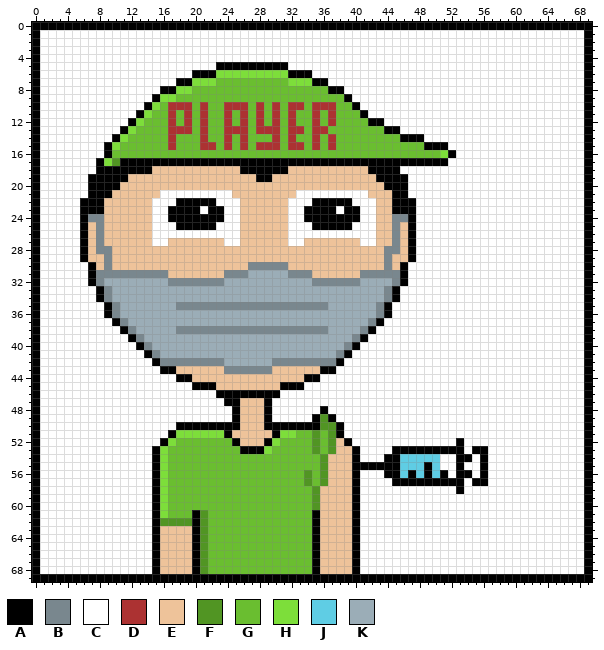
Two states of a sprite sheet, client/src/images/goal.png. The picture above is the old version.
The file is 70x70 pixels.
Palette (. is transparent): A #000000  B #79878e  C #ffffff  D #ac3232  E #eec39a  F #519523  G #6abe30  H #7dde3a  J #5fcde4  K #9badb7
Once edited:
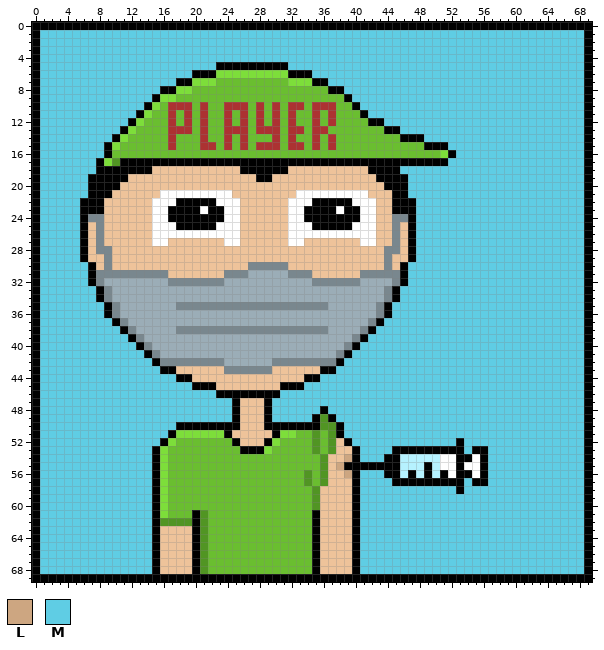
Colours new in this view: L #cda681  M #5fcde4
Diff:
Colour J changes from #5fcde4 to #b6f2ff.
Colour A replaces colour E in row 55 at x 39.
Colour L replaces colour E in row 54 at x 39; in row 55 at x 38; in row 56 at x 39.
Colour M replaces colour A in row 47 at x 24.
Colour M replaces colour C in rows 1 to 4 at x 1 to 68; in row 5 at x 1 to 22 and 32 to 68; in row 6 at x 1 to 19 and 35 to 68; in row 7 at x 1 to 17 and 37 to 68; in row 8 at x 1 to 15 and 39 to 68; in row 9 at x 1 to 14 and 40 to 68.
Colour M replaces colour C in row 10 at x 1 to 13 and 41 to 68; in row 11 at x 1 to 12 and 42 to 68; in row 12 at x 1 to 11 and 44 to 68; in row 13 at x 1 to 10 and 46 to 68; in row 14 at x 1 to 9 and 49 to 68; in row 15 at x 1 to 8 and 52 to 68.
Colour M replaces colour C in row 16 at x 1 to 8 and 53 to 68; in row 17 at x 1 to 7 and 52 to 68; in row 18 at x 1 to 7 and 46 to 68; in rows 19 to 21 at x 1 to 6 and 47 to 68; in rows 22 to 29 at x 1 to 5 and 48 to 68; in rows 30 to 32 at x 1 to 6 and 47 to 68.
Colour M replaces colour C in rows 33 to 34 at x 1 to 7 and 46 to 68; in rows 35 to 36 at x 1 to 8 and 45 to 68; in row 37 at x 1 to 9 and 44 to 68; in row 38 at x 1 to 10 and 43 to 68; in row 39 at x 1 to 11 and 42 to 68; in row 40 at x 1 to 12 and 41 to 68.
Colour M replaces colour C in row 41 at x 1 to 13 and 40 to 68; in row 42 at x 1 to 14 and 39 to 68; in row 43 at x 1 to 15 and 38 to 68; in row 44 at x 1 to 17 and 36 to 68; in row 45 at x 1 to 19 and 34 to 68; in row 46 at x 1 to 22 and 31 to 68.
Colour M replaces colour C in row 47 at x 1 to 23 and 30 to 68; in row 48 at x 1 to 24, 30 to 35 and 37 to 68; in row 49 at x 1 to 24, 30 to 34 and 38 to 68; in row 50 at x 1 to 17 and 39 to 68; in row 51 at x 1 to 16 and 39 to 68; in row 52 at x 1 to 15, 40 to 52 and 54 to 68.
Colour M replaces colour C in row 53 at x 1 to 14, 41 to 44, 54 and 57 to 68; in row 54 at x 1 to 14, 41 to 43 and 57 to 68; in row 55 at x 1 to 14 and 57 to 68; in row 56 at x 1 to 14, 41 to 43 and 57 to 68; in row 57 at x 1 to 14, 41 to 44, 54 and 57 to 68; in row 58 at x 1 to 14, 41 to 52 and 54 to 68.
Colour M replaces colour C in rows 59 to 68 at x 1 to 14 and 41 to 68.
Pixel boxes of the changes (left, top, right, bottom) in both pictures:
changed: (40, 30, 584, 574)
